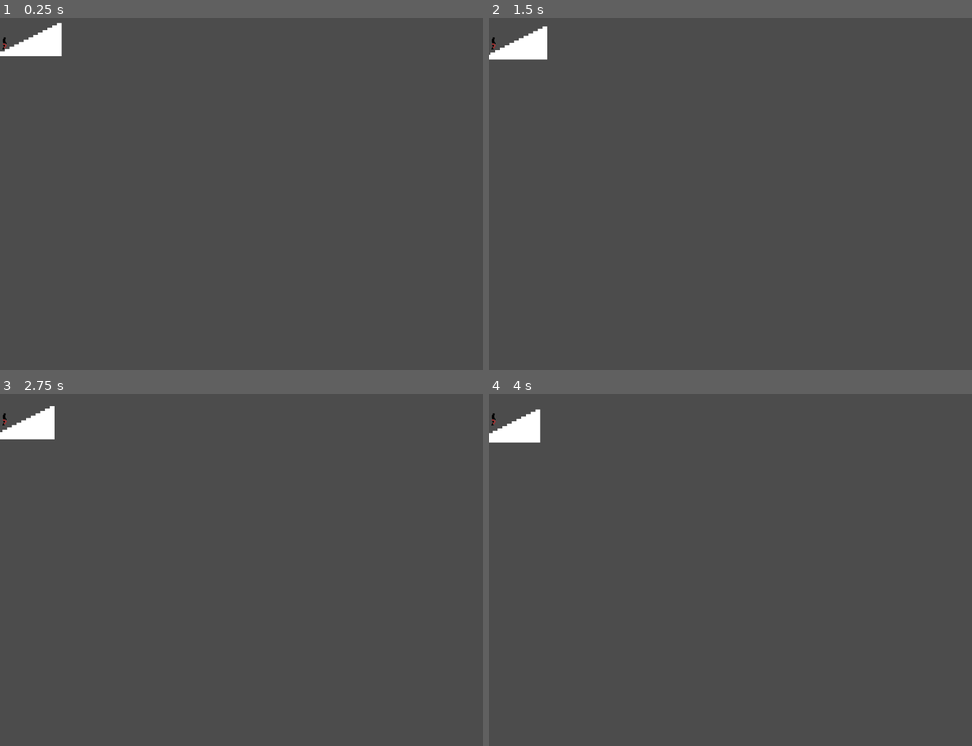
Above: before the commit, frames 1-4 (two rows, left to right).
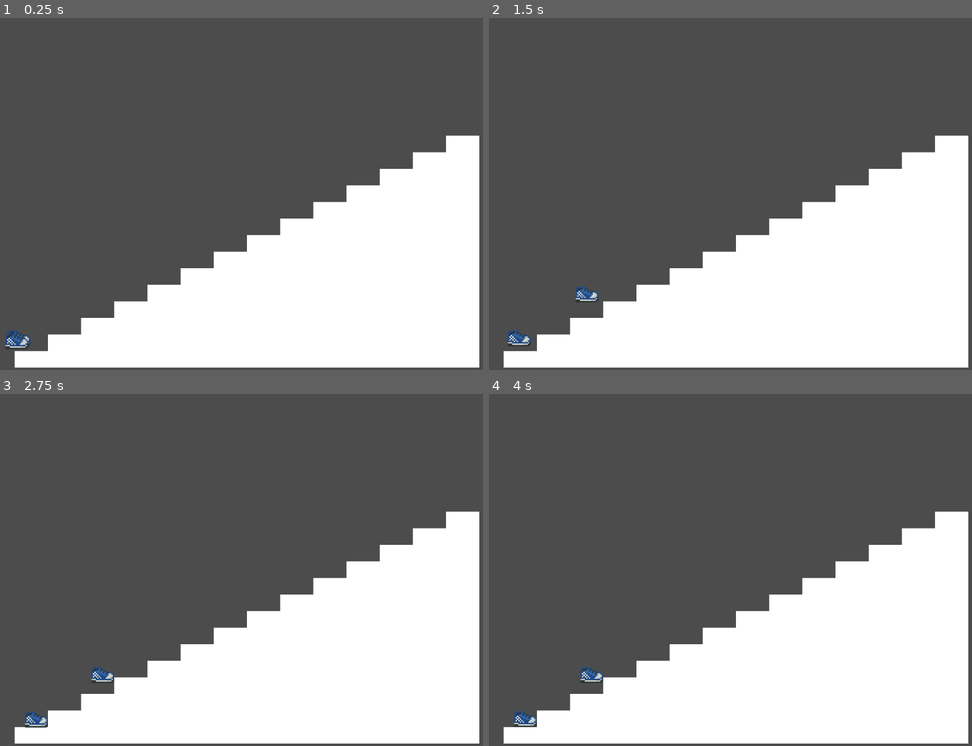
Above: after the commit, the same moments.

Repository: skooda/foking-stairs
Game: Godot game, scene res://scenes/main.tscn
The game is run twice, just before and just after one commit, with the same random seed, the same clock (stepped at 60 frames per second) and the same inputs.
Inputs:
- Up to frame 1 (0.25 s): no input
- Up to frame 2 (1.5 s): hold Space (step, bound only after the commit) 0.53-1.28 s; tap Space (step, bound only after the commit) at 1.35 s
- Up to frame 3 (2.75 s): tap Enter at 2 s; hold Space (step, bound only after the commit) from 2.03 s (still down)
- Up to frame 4 (4 s): release Space (step, bound only after the commit) at 2.78 s; tap Space (step, bound only after the commit) at 2.85 s; hold Space (step, bound only after the commit) from 3.53 s (still down)

The runs differ from the first frame. In frame 1, 35% of the frame differs, in the area x 0-100%, y 1-100%; in frame 2, 35%, in the area x 0-100%, y 2-100%; in frame 3, 35%; in frame 4, 35%.

Commit message:
Add first leg prototype

Diff:
--- a/entities/legs/legs.gd
+++ b/entities/legs/legs.gd
@@ -1,16 +1,39 @@
 extends Node2D
 
+onready var legA = get_node("LegA")
+onready var legB = get_node("LegB")
+onready var debug = get_node("DBG")
 
-# Declare member variables here. Examples:
-# var a = 2
-# var b = "text"
+var legs = [0, 0] # 0, 0 | 1, 0 | -1, 0 | 0, 1 | 0, -1 |
+var activeLeg = 0
+var speed = 3
+var forwardSpeed = 6
+var maxLift = 10
 
+func isMaxLift():
+	return abs(legA.position.y - legB.position.y)
 
-# Called when the node enters the scene tree for the first time.
-func _ready():
-	pass # Replace with function body.
+func step(delta):
+	legA.move_and_collide(Vector2(forwardSpeed*abs(legs[0])/2, -speed*legs[0]))
+	legB.move_and_collide(Vector2(forwardSpeed*abs(legs[1])/2, -speed*legs[1]))
+
+func switch_legs():
+	activeLeg = (activeLeg + 1) % 2
+	legs[activeLeg] = 1
+	debug.text = String(legs)
+
+func release_legs():
+	legs[activeLeg] = -1
+	debug.text = String(legs)
+
+func _input(event):
+	if event.is_action_pressed("step"):
+		switch_legs()
+
+	if event.is_action_released("step"):
+		release_legs()
 
 
 # Called every frame. 'delta' is the elapsed time since the previous frame.
-#func _process(delta):
-#	pass
+func _process(delta):
+	step(delta)
--- a/entities/legs/legs.tscn
+++ b/entities/legs/legs.tscn
@@ -1,24 +1,44 @@
-[gd_scene load_steps=3 format=2]
+[gd_scene load_steps=4 format=2]
 
 [ext_resource path="res://assets/shoe.png" type="Texture" id=1]
 [ext_resource path="res://entities/legs/legs.gd" type="Script" id=2]
 
+[sub_resource type="RectangleShape2D" id=1]
+extents = Vector2( 7.90104, 3.28125 )
+
 [node name="Legs" type="Node2D"]
+position = Vector2( 30, 0 )
 script = ExtResource( 2 )
 
-[node name="Leg-a" type="Node2D" parent="."]
-modulate = Color( 0.67451, 0.67451, 0.67451, 1 )
-position = Vector2( 349, 643 )
+[node name="LegA" type="KinematicBody2D" parent="."]
+collision_layer = 2
+collision_mask = 2
+
+[node name="CollisionShape2D" type="CollisionShape2D" parent="LegA"]
+position = Vector2( -21, 9 )
 scale = Vector2( 3, 3 )
+shape = SubResource( 1 )
 
-[node name="Shoe" type="Sprite" parent="Leg-a"]
+[node name="Shoe" type="Sprite" parent="LegA"]
 position = Vector2( -21, -4.66667 )
+scale = Vector2( 3, 3 )
 texture = ExtResource( 1 )
 
-[node name="Leg-b" type="Node2D" parent="."]
-position = Vector2( 349, 643 )
+[node name="LegB" type="KinematicBody2D" parent="."]
+
+[node name="CollisionShape2D" type="CollisionShape2D" parent="LegB"]
+position = Vector2( -25, 15 )
 scale = Vector2( 3, 3 )
+shape = SubResource( 1 )
 
-[node name="Shoe" type="Sprite" parent="Leg-b"]
-position = Vector2( -19, -0.666672 )
+[node name="Shoe" type="Sprite" parent="LegB"]
+position = Vector2( -25, 1.00002 )
+scale = Vector2( 3, 3 )
 texture = ExtResource( 1 )
+
+[node name="DBG" type="RichTextLabel" parent="."]
+margin_left = -107.0
+margin_top = -88.0
+margin_right = -67.0
+margin_bottom = -48.0
+text = "test"
--- a/entities/world/World.gd
+++ b/entities/world/World.gd
@@ -11,8 +11,6 @@
 func _ready():
 	pass # Replace with function body.
 
-
-# Called every frame. 'delta' is the elapsed time since the previous frame.
-func _process(delta):
-	move_local_y(0.1)
-	move_local_x(-0.1)
+func _input(event):
+	if event.is_action_pressed("reset"):
+		get_tree().reload_current_scene()
--- a/entities/world/world.tscn
+++ b/entities/world/world.tscn
@@ -37,5 +37,8 @@
 tile_set = SubResource( 2 )
 cell_size = Vector2( 5, 5 )
 cell_quadrant_size = 30
+collision_use_kinematic = true
+collision_layer = 3
+collision_mask = 3
 format = 1
 tile_data = PoolIntArray( 393243, 0, 0, 393244, 0, 0, 458777, 0, 0, 458778, 0, 0, 458779, 0, 0, 458780, 0, 0, 524311, 0 …(2947 unchanged characters)…
--- a/project.godot
+++ b/project.godot
@@ -25,6 +25,24 @@
 
 common/drop_mouse_on_gui_input_disabled=true
 
+[input]
+
+step={
+"deadzone": 0.5,
+"events": [ Object(InputEventKey,"resource_local_to_scene":false,"resource_name":"","device":0,"alt":false,"shift":false,"control":false,"meta":false,"command":false,"pressed":false,"scancode":32,"physical_scancode":0,"unicode":0,"echo":false,"script":null)
+, Object(InputEventJoypadButton,"resource_local_to_scene":false,"resource_name":"","device":0,"button_index":0,"pressure":0.0,"pressed":false,"script":null)
+, Object(InputEventMouseButton,"resource_local_to_scene":false,"resource_name":"","device":0,"alt":false,"shift":false,"control":false,"meta":false,"command":false,"button_mask":0,"position":Vector2( 0, 0 ),"global_position":Vector2( 0, 0 ),"factor":1.0,"button_index":1,"pressed":false,"doubleclick":false,"script":null)
+, Object(InputEventJoypadMotion,"resource_local_to_scene":false,"resource_name":"","device":0,"axis":3,"axis_value":1.0,"script":null)
+, Object(InputEventKey,"resource_local_to_scene":false,"resource_name":"","device":0,"alt":false,"shift":false,"control":false,"meta":false,"command":false,"pressed":false,"scancode":16777232,"physical_scancode":0,"unicode":0,"echo":false,"script":null)
+ ]
+}
+reset={
+"deadzone": 0.5,
+"events": [ Object(InputEventKey,"resource_local_to_scene":false,"resource_name":"","device":0,"alt":false,"shift":false,"control":false,"meta":false,"command":false,"pressed":false,"scancode":16777217,"physical_scancode":0,"unicode":0,"echo":false,"script":null)
+, Object(InputEventKey,"resource_local_to_scene":false,"resource_name":"","device":0,"alt":false,"shift":false,"control":false,"meta":false,"command":false,"pressed":false,"scancode":82,"physical_scancode":0,"unicode":0,"echo":false,"script":null)
+ ]
+}
+
 [physics]
 
 common/enable_pause_aware_picking=true
--- a/scenes/main.tscn
+++ b/scenes/main.tscn
@@ -1,12 +1,13 @@
 [gd_scene load_steps=3 format=2]
 
-[ext_resource path="res://entities/player/player.tscn" type="PackedScene" id=1]
+[ext_resource path="res://entities/legs/legs.tscn" type="PackedScene" id=1]
 [ext_resource path="res://entities/world/world.tscn" type="PackedScene" id=2]
 
 [node name="Main" type="Node2D"]
 
-[node name="Player" parent="." instance=ExtResource( 1 )]
-position = Vector2( 11, 77 )
+[node name="World" parent="." instance=ExtResource( 2 )]
+position = Vector2( -4, 63 )
+scale = Vector2( 7, 7 )
 
-[node name="World" parent="." instance=ExtResource( 2 )]
-position = Vector2( -13, 3 )
+[node name="Legs" parent="." instance=ExtResource( 1 )]
+position = Vector2( 61, 699 )
